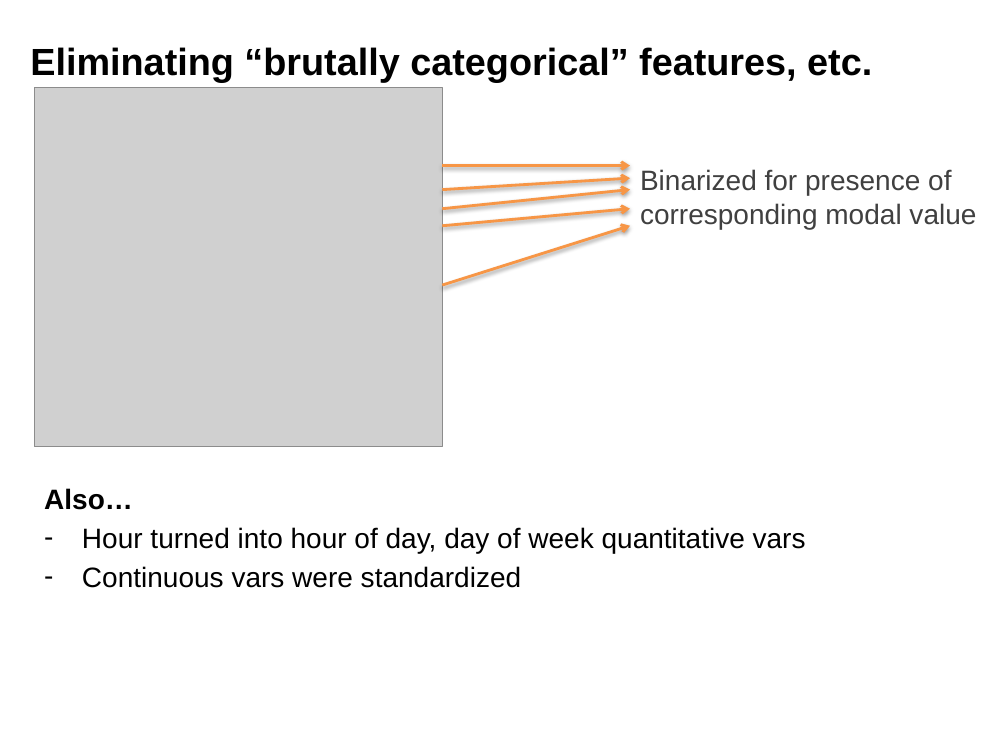
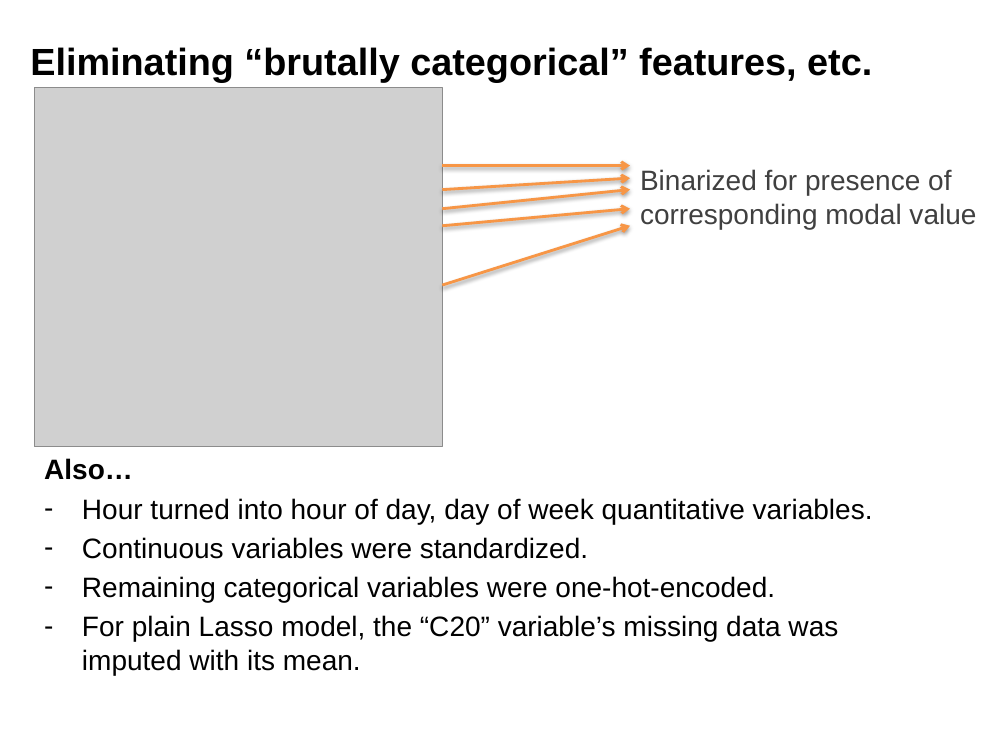
Before and after one commit to ffineis/stat_350_final, a slide deck: slide 14 of report/presentation.pptx (slide 11 before the commit). Drawn at 1008x756 pixels with LibreOffice and Linux fonts; fonts in the diff are those of the drawing; grey boxes stand for pictures; background and template pictures are left out. Boxes give left, top, right and bottom in pixels: in the first picture for what was removed or moved away, otherwise in the second. Text is boxed around its words. In the diff, an @@ line names an element or a change of style, - is before the commit and + after.

```diff
--- a/report/presentation.pptx
+++ b/report/presentation.pptx
@@ text "Also…": place and size @@
-text "Also…" at (44, 488, 806, 588)
+text "Also…" at (44, 458, 873, 675)
@@ text at (82, 498, 873, 675): text changed @@
-– Hour turned into hour of day, day of week quantitative vars
-– Continuous vars were standardized
+– Hour turned into hour of day, day of week quantitative variables.
+– Continuous variables were standardized.
+– Remaining categorical variables were one-hot-encoded.
+– For plain Lasso model, the “C20” variable’s missing data was imputed with its mean.
```
Also in this commit, not shown: 1 other slide changed, 6 slides added, 1 other file.
